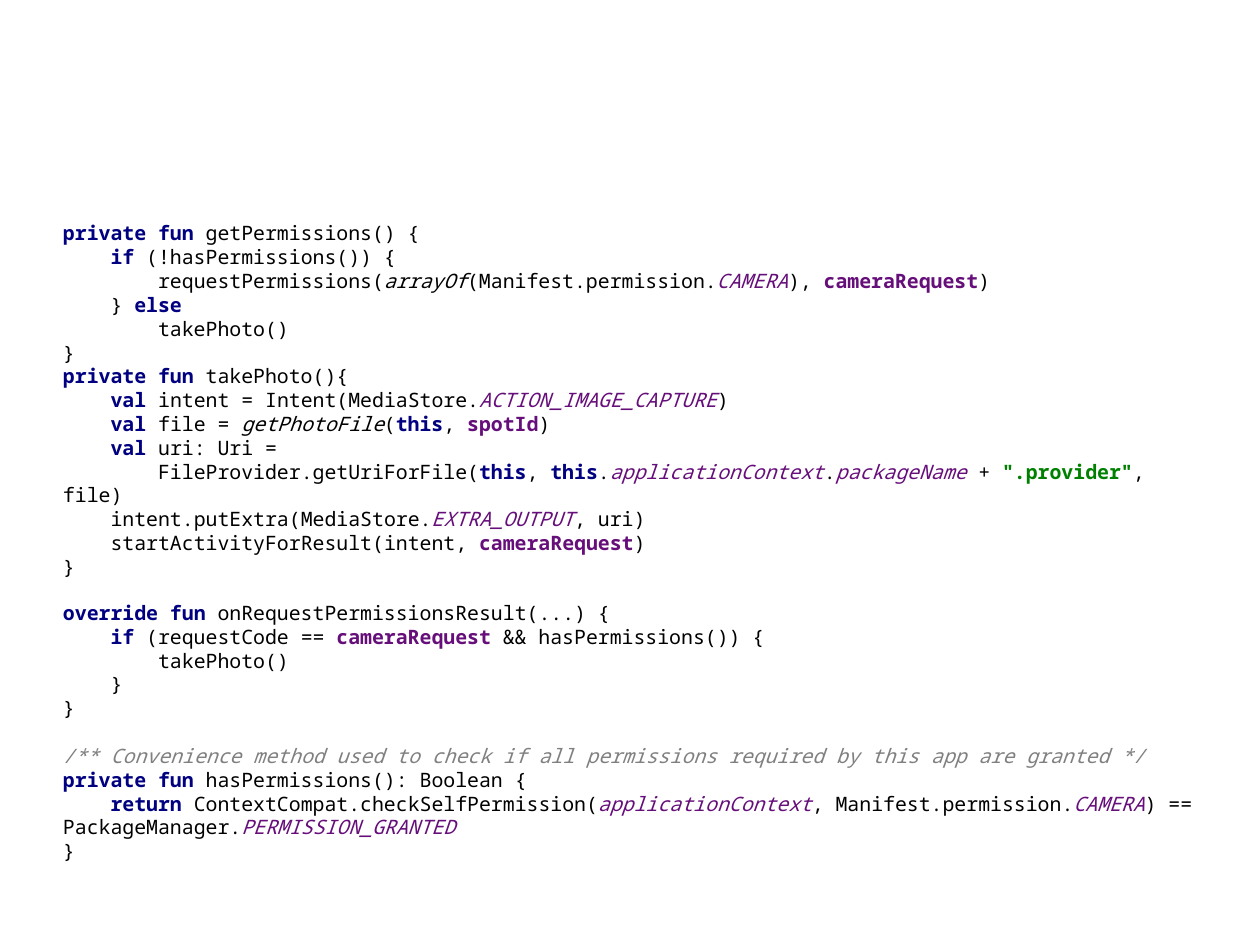
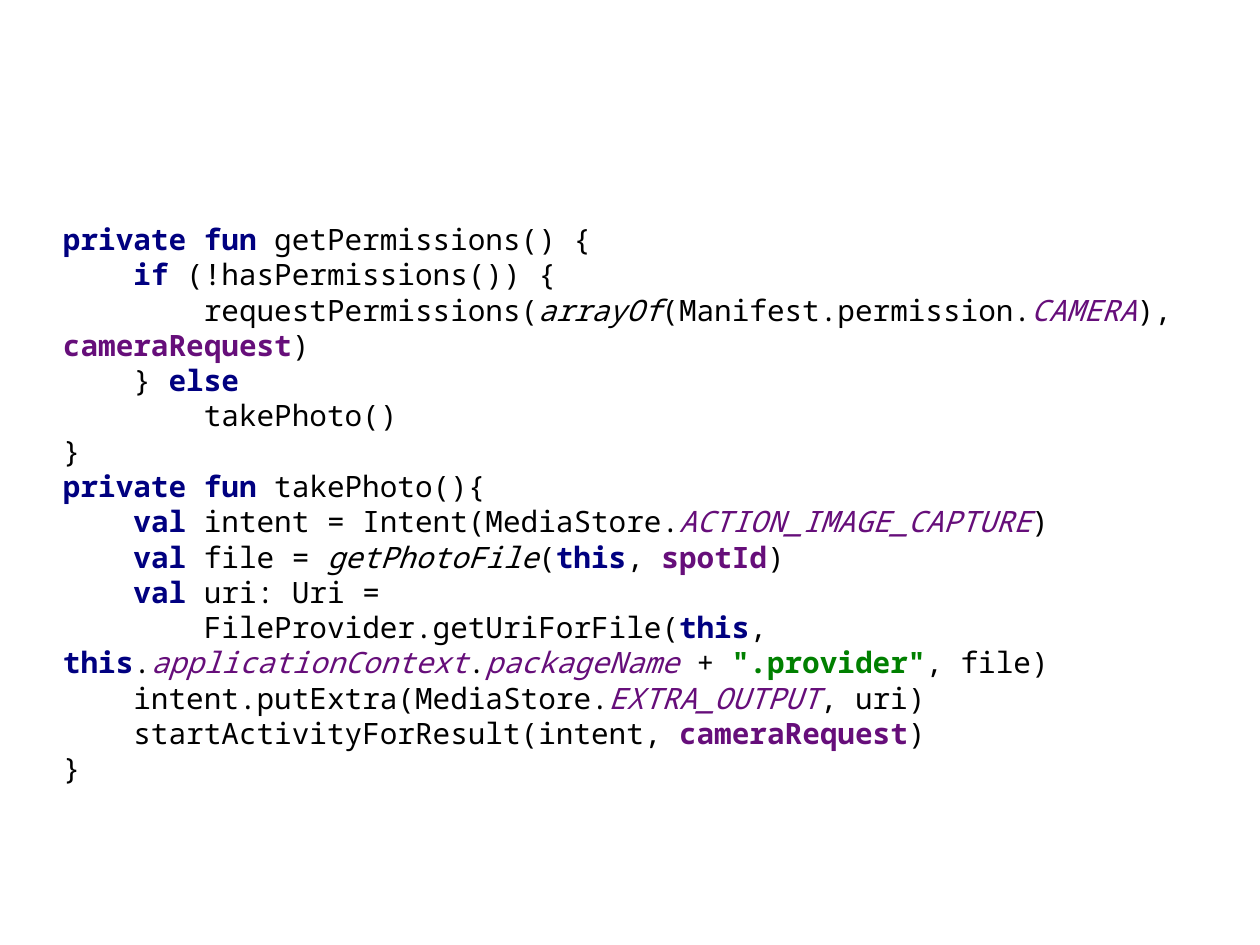
Before and after one commit to Kathisk13/parkourspotter-public, a slide deck: slide 4 of presentation.odp. Drawn at 1260x945 pixels with LibreOffice and Linux fonts; fonts in the diff are those of the drawing; background and template pictures are left out. Boxes give left, top, right and bottom in pixels: in the first picture for what was removed or moved away, otherwise in the second. Text is boxed around its words. In the diff, an @@ line names an element or a change of style, - is before the commit and + after.

Commit message:
update presentation

```diff
--- a/presentation.odp
+++ b/presentation.odp
@@ text "private fun getPermissions() { if ..." at (x1=63, y1=227, x2=1137, y2=752): size 12.5 to 18.5 pt @@
@@ text at (x1=63, y1=604, x2=1144, y2=839): paragraph removed @@
-override fun onRequestPermissionsResult(...) {
-if (requestCode == cameraRequest && hasPermissions()) {
-takePhoto()
-}
-}
-/** Convenience method used to check if all permissions required by this app are granted */
-private fun hasPermissions(): Boolean {
-return ContextCompat.checkSelfPermission(applicationContext, Manifest.permission.CAMERA) == PackageManager.PERMISSION_GRANTED
-}
```
Also in this commit, not shown: 1 slide added.
